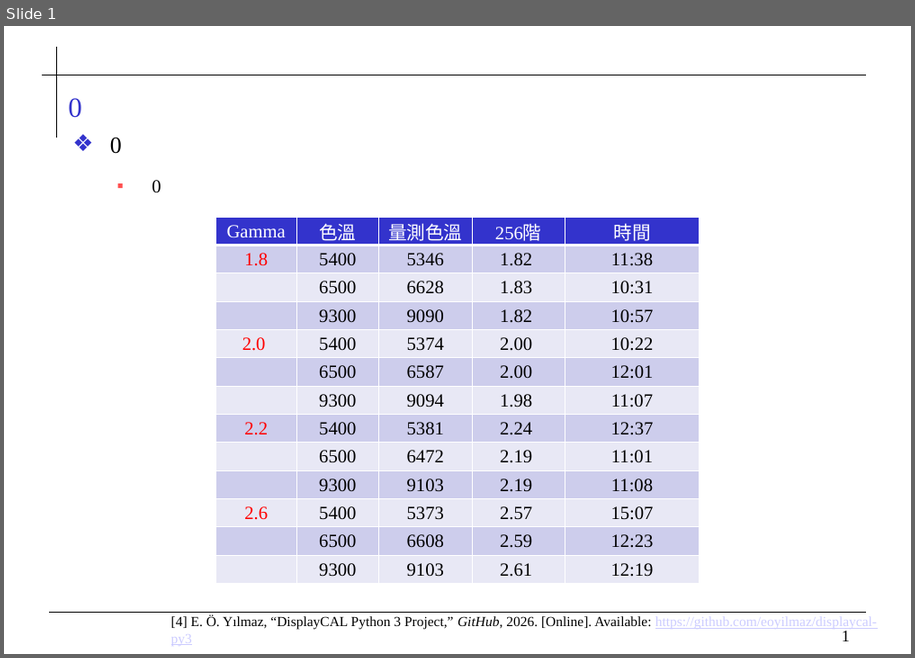
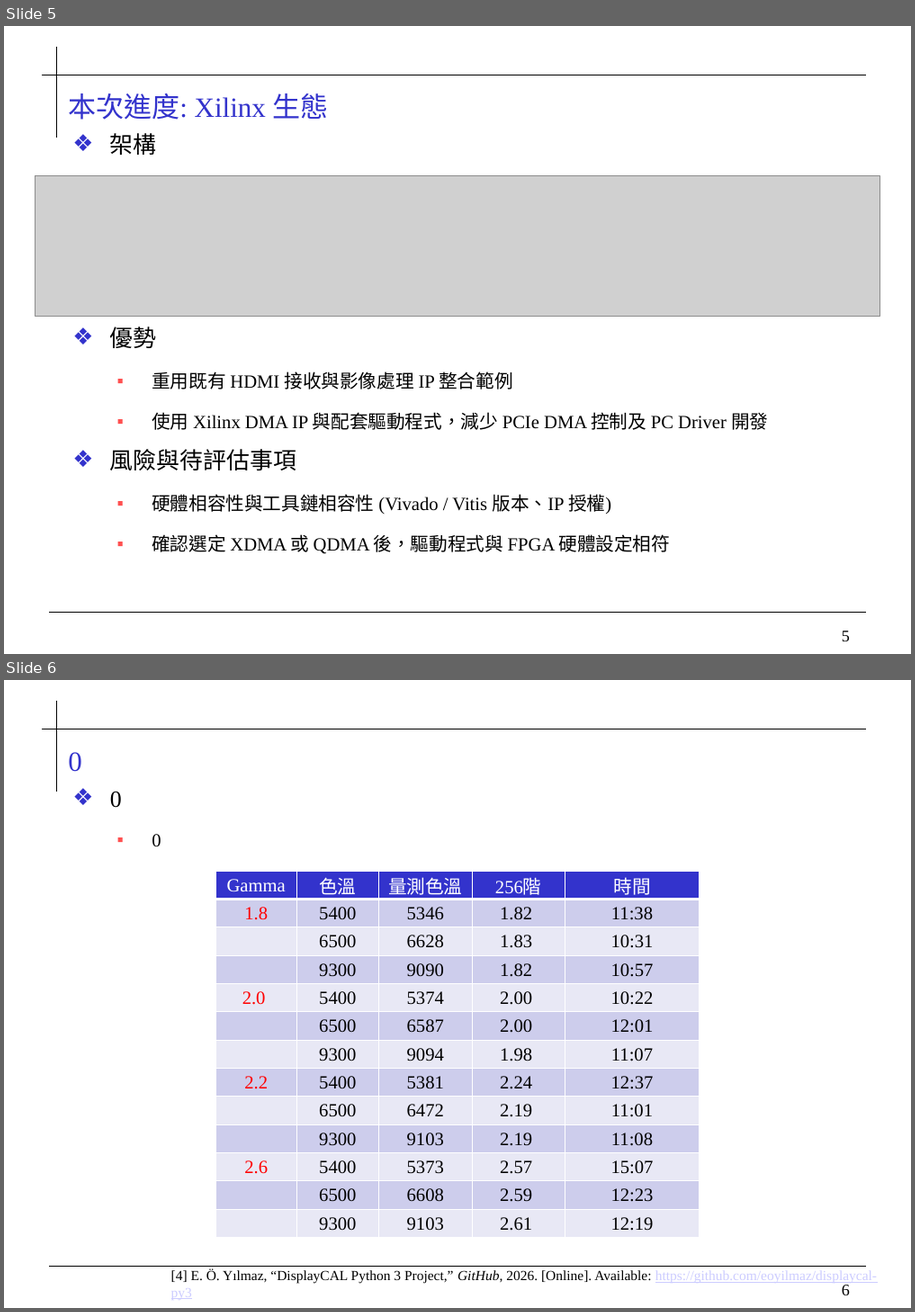
Before and after one commit to 0ilasis0/home, a slide deck: temp.pptx. Shown one above the other, each under a label of ours: slide 1 before the commit, slides 5 and 6 after it. The pictures are 915x658 and 915x1312 pixels, drawn with LibreOffice and Linux fonts; fonts in the diff are those of the drawing; grey boxes stand for pictures; background and template pictures are left out. Boxes give left, top, right and bottom in pixels: in the first picture for what was removed or moved away, otherwise in the second. Text is boxed around its words. In the diff, an @@ line names an element or a change of style, - is before the commit and + after.

```diff
--- a/temp.pptx
+++ b/temp.pptx
@@ slide 5 added at [4,26,911,654], background #FFFFFF; not listed: 4 template elements that a slide beside it also shows @@
@@ title added at [68,94,329,120], 24 pt, text #3333CC @@
+本次進度: Xilinx 生態
@@ text added at [110,133,768,554], 16 pt, text #000000 @@
+❖ 架構
+❖ 優勢
+  ▪ 重用既有 HDMI 接收與影像處理 IP 整合範例
+  ▪ 使用 Xilinx DMA IP 與配套驅動程式，減少 PCIe DMA 控制及 PC Driver 開發
+❖ 風險與待評估事項
+  ▪ 硬體相容性與工具鏈相容性 (Vivado / Vitis 版本、IP 授權)
+  ▪ 確認選定 XDMA 或 QDMA 後，驅動程式與 FPGA 硬體設定相符
@@ picture added at [35,176,881,317] @@
@@ what was slide 1 is now slide 6 @@
@@ page number at [842,1285,850,1296]: text changed @@
-1
+6
```
Also in this commit, not shown: 4 other slides added, 1 other file.
